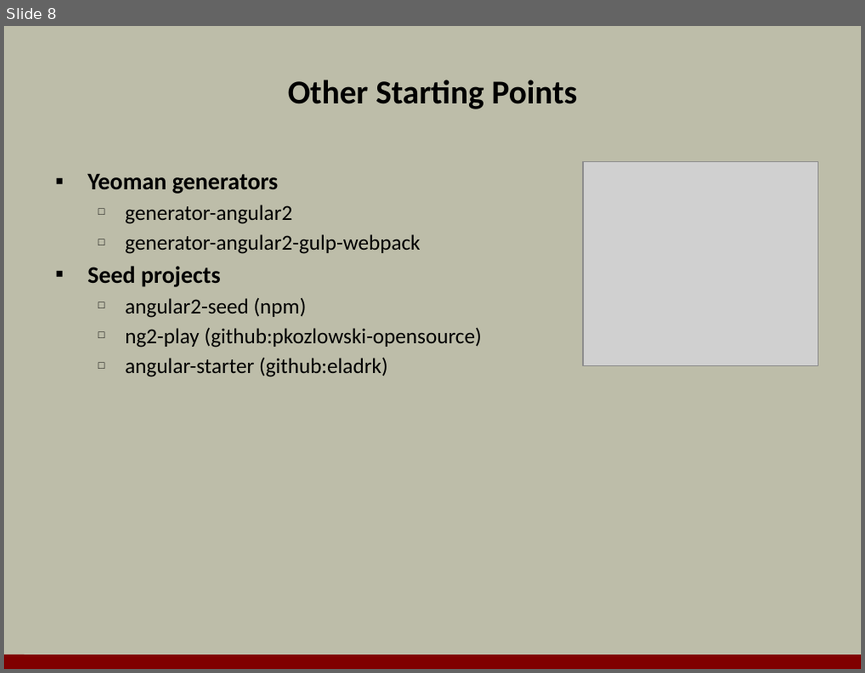
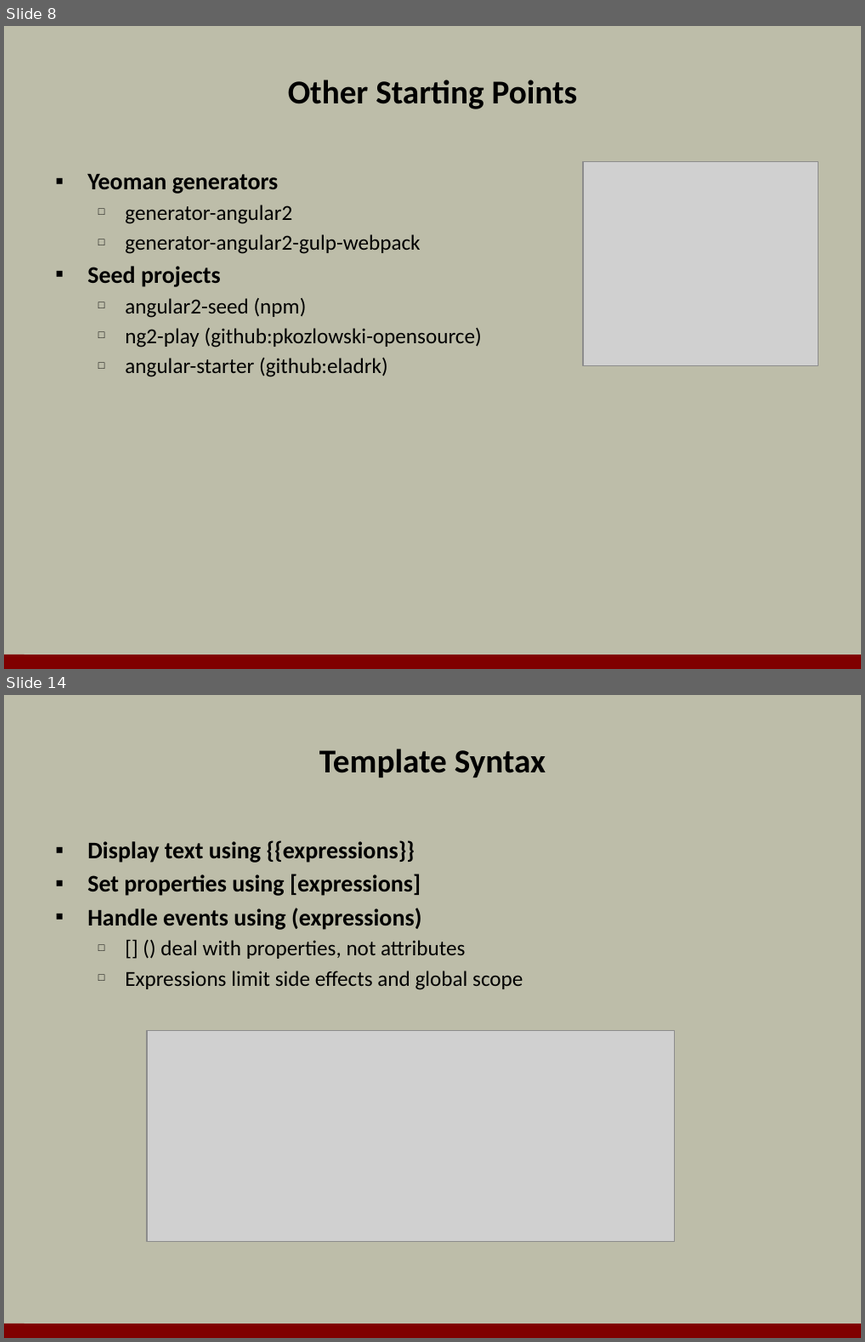
Before and after one commit to OdeToCode/classes, a slide deck: angular2/slides/01_Introduction.pptx. Shown one above the other, each under a label of ours: slide 8 before the commit, slides 8 and 14 after it; the slides between them are not shown. The pictures are 865x673 and 865x1342 pixels, drawn with LibreOffice and Linux fonts; fonts in the diff are those of the drawing; grey boxes stand for pictures; background and template pictures are left out. Boxes give left, top, right and bottom in pixels: in the first picture for what was removed or moved away, otherwise in the second. Text is boxed around its words. In the diff, an @@ line names an element or a change of style, - is before the commit and + after.

```diff
--- a/angular2/slides/01_Introduction.pptx
+++ b/angular2/slides/01_Introduction.pptx
@@ slide 14 added at (x1=4, y1=695, x2=861, y2=1338), background #BDBDA9; not listed: 1 template element that a slide beside it also shows @@
@@ title added at (x1=319, y1=749, x2=545, y2=777), 28 pt, text #000000, bold @@
+Template Syntax
@@ text added at (x1=87, y1=840, x2=522, y2=990), 20 pt, text #000000, bold @@
+▪ Display text using {{expressions}}
+▪ Set properties using [expressions]
+▪ Handle events using (expressions)
+  □ [] () deal with properties, not attributes
+  □ Expressions limit side effects and global scope
@@ picture added at (x1=147, y1=1031, x2=675, y2=1242) @@
```
Also in this commit, not shown: 3 slides changed, 13 other slides added, 1 slide removed, 1 other file.
